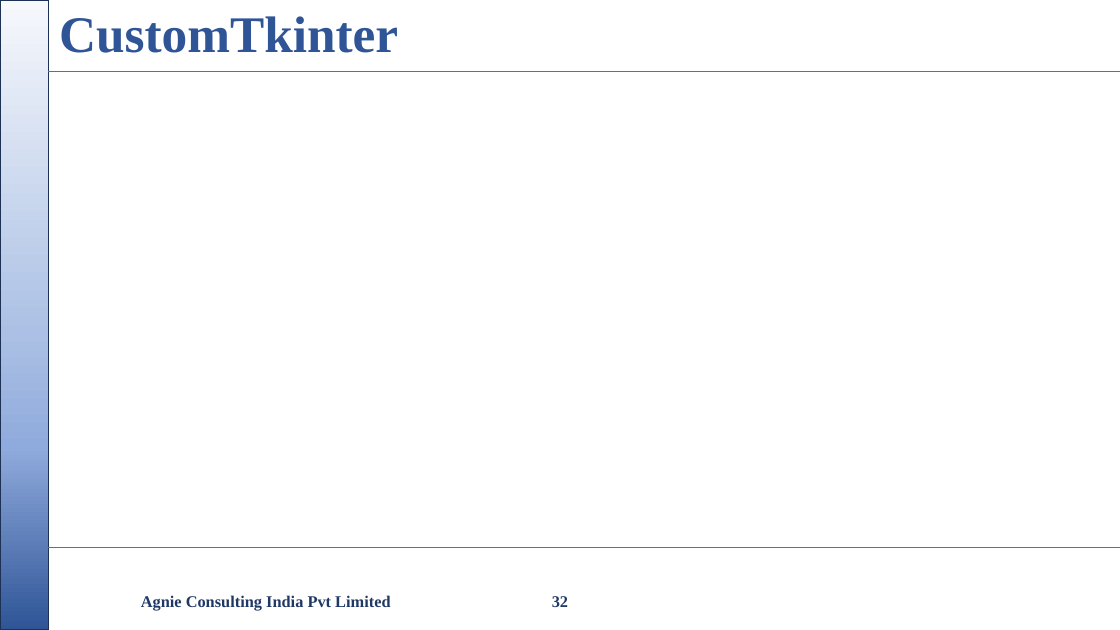
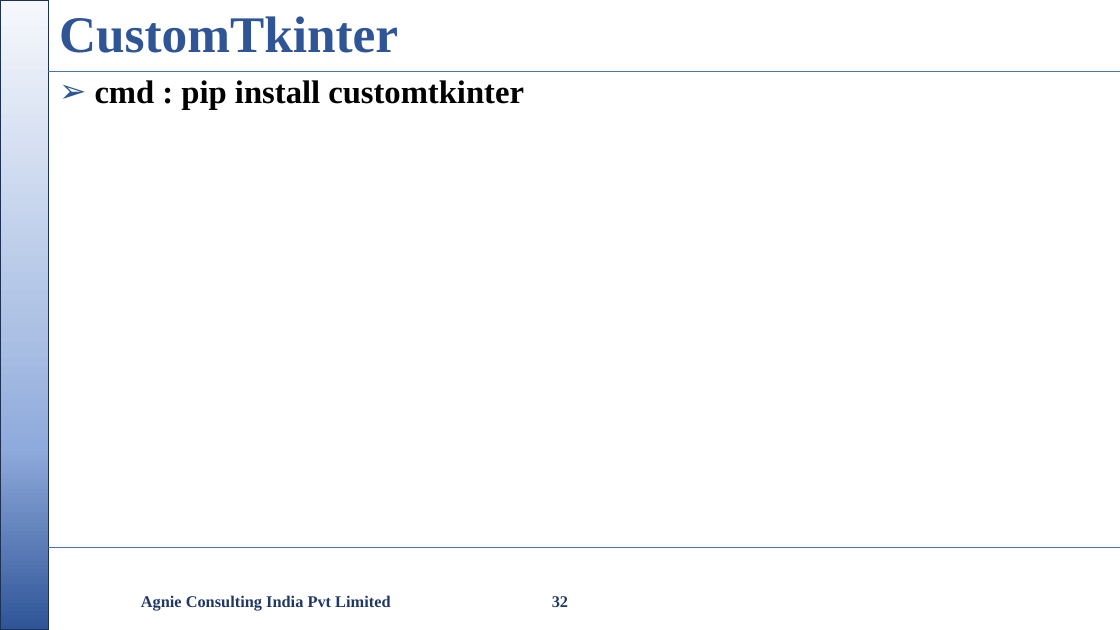
Before and after one commit to nikishdaniel1-del/Python-Cls, a slide deck: slide 32 of python class/Python Class.pptx. Drawn at 1120x630 pixels with LibreOffice and Linux fonts; fonts in the diff are those of the drawing; background and template pictures are left out. Boxes give left, top, right and bottom in pixels: in the first picture for what was removed or moved away, otherwise in the second. Text is boxed around its words. In the diff, an @@ line names an element or a change of style, - is before the commit and + after.

```diff
--- a/python class/Python Class.pptx
+++ b/python class/Python Class.pptx
@@ text added at (95, 80, 524, 110), 28 pt, text #000000, bold @@
+➢ cmd : pip install customtkinter
```
Also in this commit, not shown: 9 other slides changed, 7 other files.
